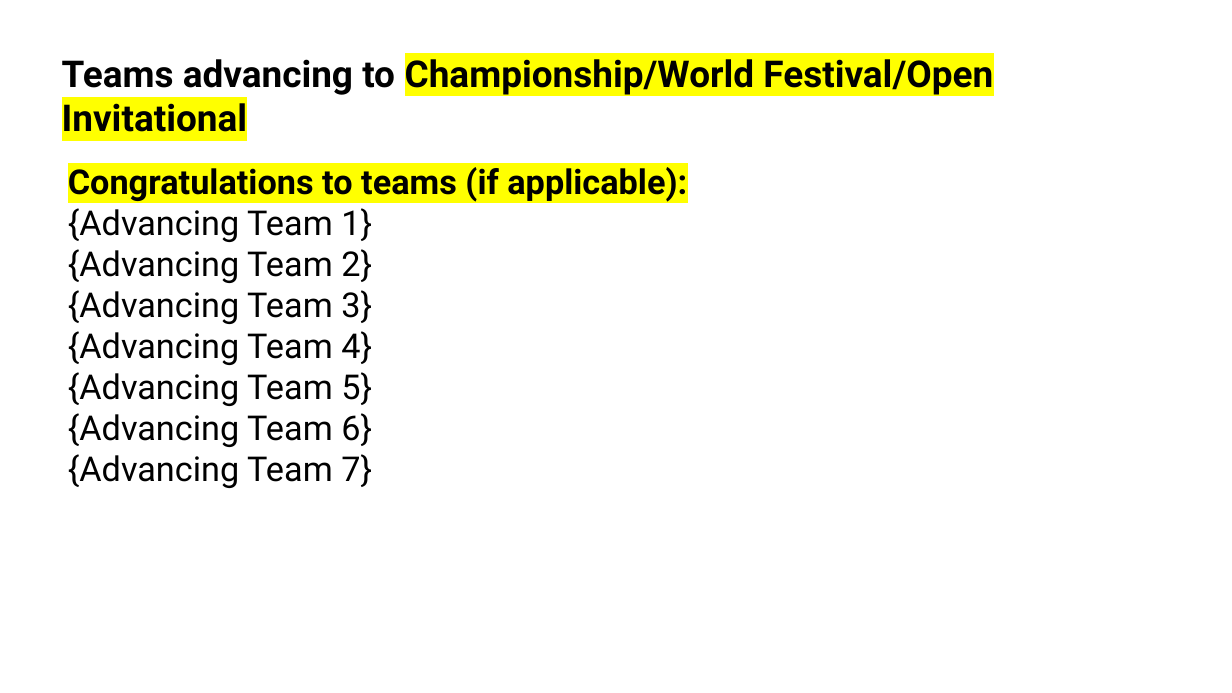
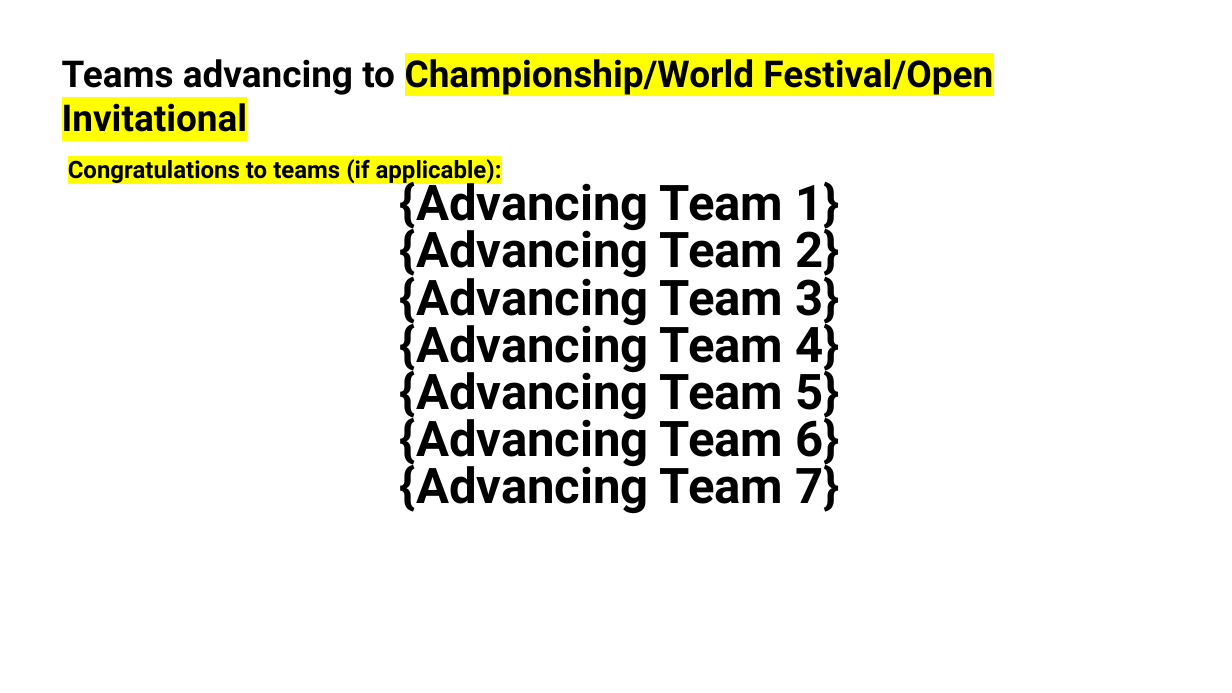
Before and after one commit to bpmerkel/FLLSlides, a slide deck: slide 40 of Api/Templates/Awards Ceremony.pptx. Drawn at 1232x693 pixels with LibreOffice and Linux fonts; fonts in the diff are those of the drawing; background and template pictures are left out. Boxes give left, top, right and bottom in pixels: in the first picture for what was removed or moved away, otherwise in the second. Text is boxed around its words. In the diff, an @@ line names an element or a change of style, - is before the commit and + after.

Commit message:
Select profile, increase font size in PPTX

```diff
--- a/Api/Templates/Awards Ceremony.pptx
+++ b/Api/Templates/Awards Ceremony.pptx
@@ text "Congratulations to teams (if applicable):" at (68,159,839,514): size 20 to 14 pt in "Congratulations to teams (if applicable):"; size 20 to 28.7 pt, bold on in "{Advancing Team 1}", "{Advancing Team 2}", "{Advancing Team 3}", "{Advancing Team 4}" and 3 more places; line spacing 1 to 0.8; alignment left to centre @@
```
Also in this commit, not shown: 11 other slides changed, 1 other file.
